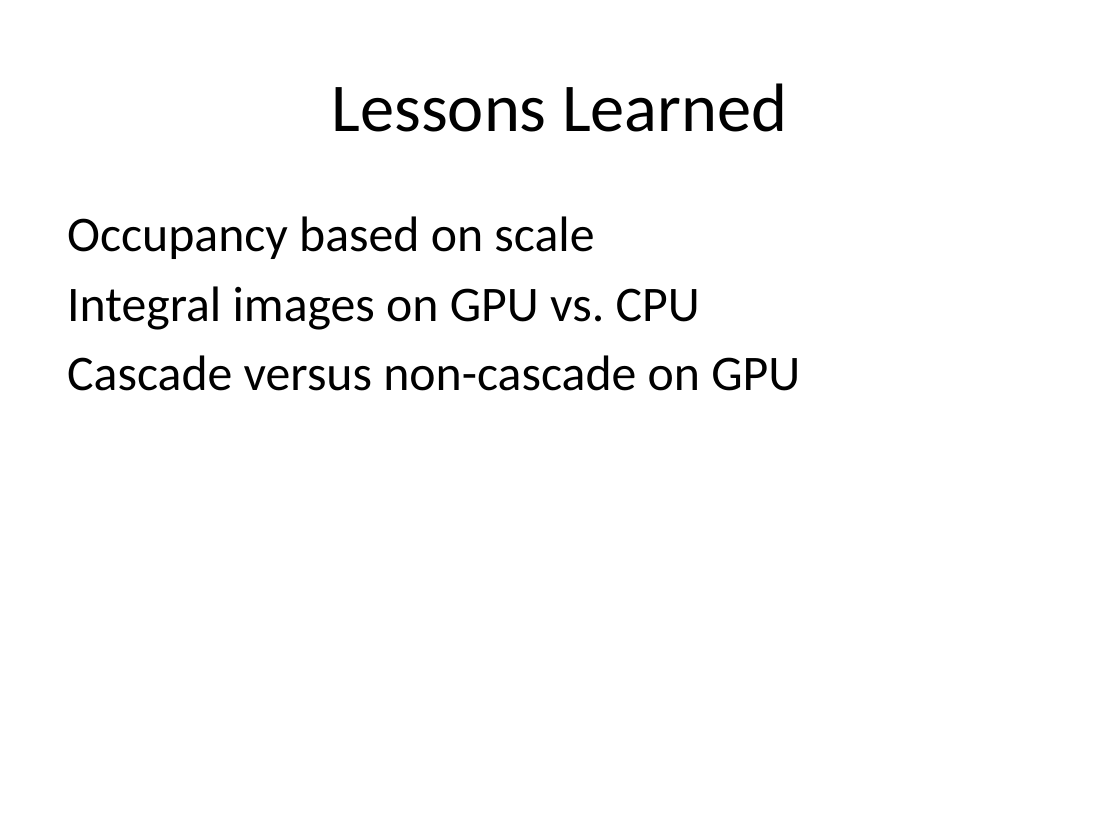
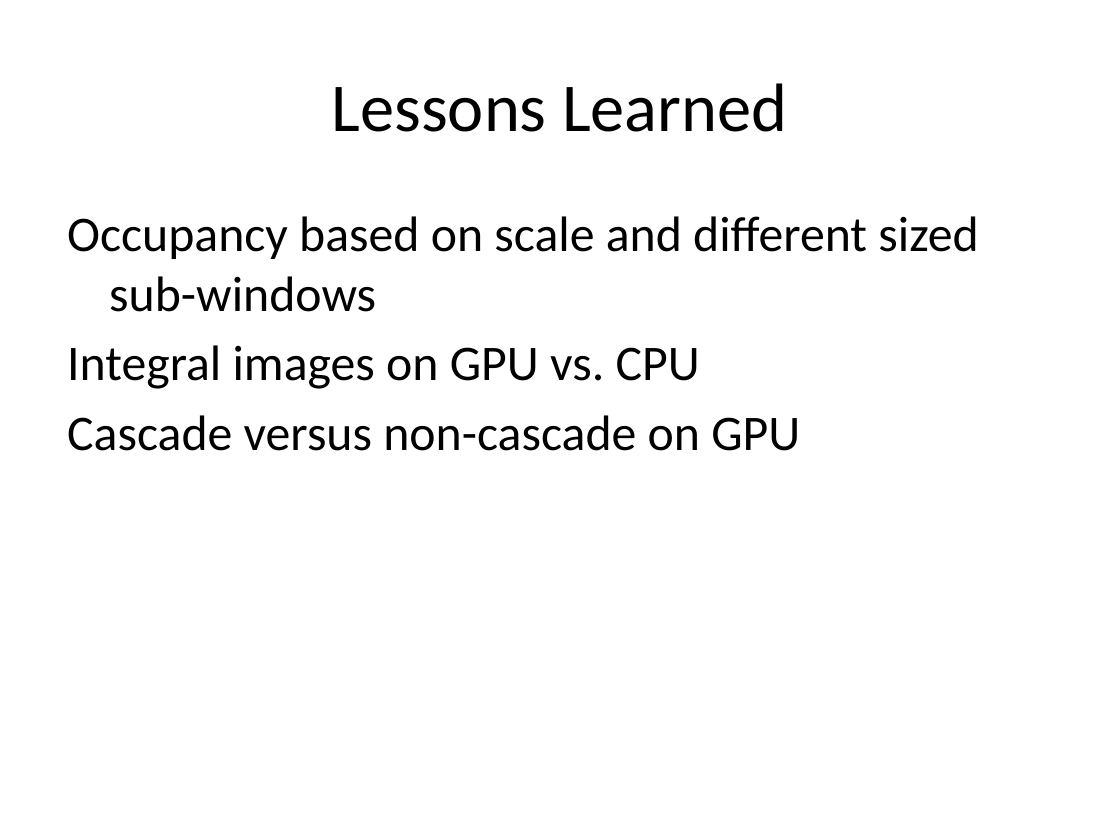
Before and after one commit to phil-monroe/EEC-277---GPU-Face-Detect, a slide deck: slide 9 of presentation/Face Detection on the GPU.pptx. Drawn at 1120x840 pixels with LibreOffice and Linux fonts; fonts in the diff are those of the drawing. Boxes give left, top, right and bottom in pixels: in the first picture for what was removed or moved away, otherwise in the second. Text is boxed around its words. In the diff, an @@ line names an element or a change of style, - is before the commit and + after.

```diff
--- a/presentation/Face Detection on the GPU.pptx
+++ b/presentation/Face Detection on the GPU.pptx
@@ text at [67,216,978,312]: text changed @@
-Occupancy based on scale
+Occupancy based on scale and different sized sub-windows
```
Also in this commit, not shown: 2 other slides changed.
